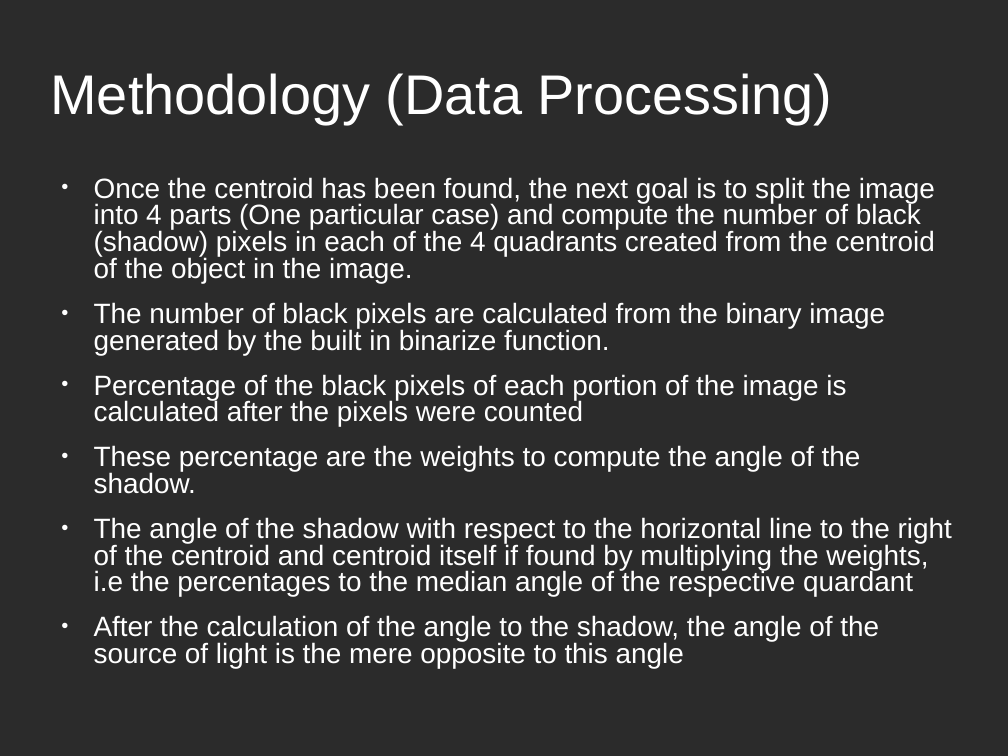
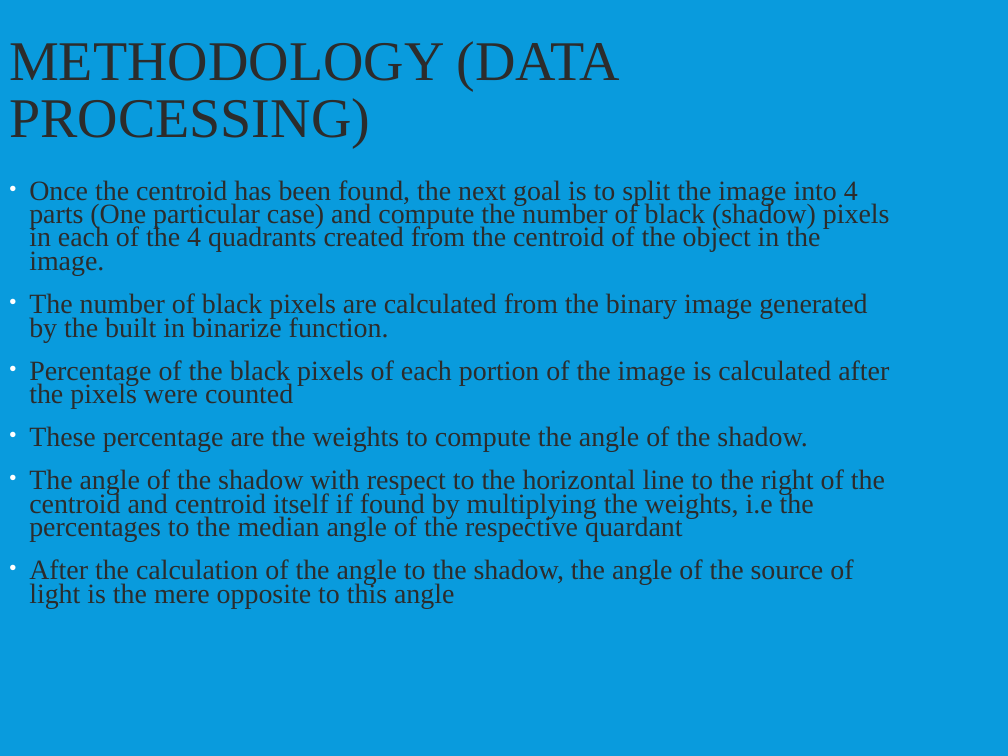
Before and after one commit to Anirudh-Shrikanth/light_source_direction_detection, a slide deck: slide 5 of PPT.odp. Drawn at 1008x756 pixels with LibreOffice and Linux fonts; fonts in the diff are those of the drawing; background and template pictures are left out; a plain dark background stands for a picture behind light text. Boxes give left, top, right and bottom in pixels: in the first picture for what was removed or moved away, otherwise in the second. Text is boxed around its words. In the diff, an @@ line names an element or a change of style, - is before the commit and + after.

```diff
--- a/PPT.odp
+++ b/PPT.odp
@@ background picture (left out) to #099BDD @@
@@ title at bbox=[9, 41, 621, 148]: text changed; size 44 to 44.1 pt; font Arial to Times New Roman; text colour #FFFFFF to #2C2C2C @@
-Methodology (Data Processing)
+METHODOLOGY (DATA PROCESSING)
@@ text "Once the centroid has been ...": place and size @@
-text "Once the centroid has been ..." at bbox=[94, 177, 952, 668]
+text "Once the centroid has been ..." at bbox=[29, 180, 890, 608]
@@ text "Once the centroid has been ..." at bbox=[29, 180, 890, 608]: font Arial to Times New Roman, text colour #FFFFFF to #2C2C2C; indent changed; line spacing 0.8 to 0.7; more space between paragraphs @@
```
Also in this commit, not shown: 7 other slides changed.
